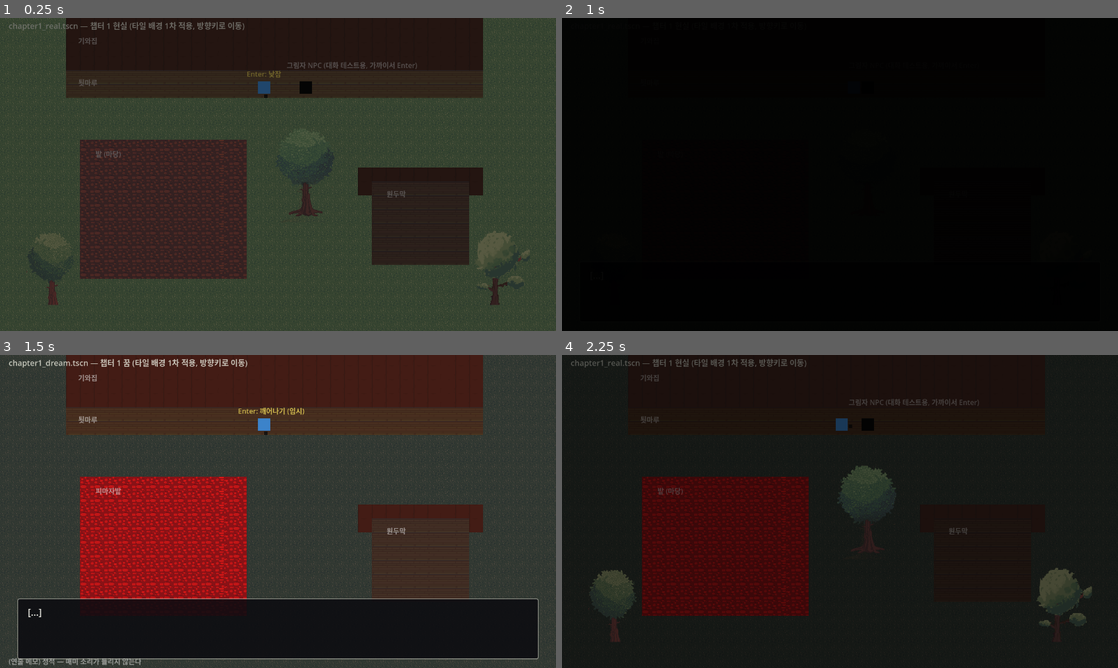
Above: before the commit, frames 1-4 (two rows, left to right).
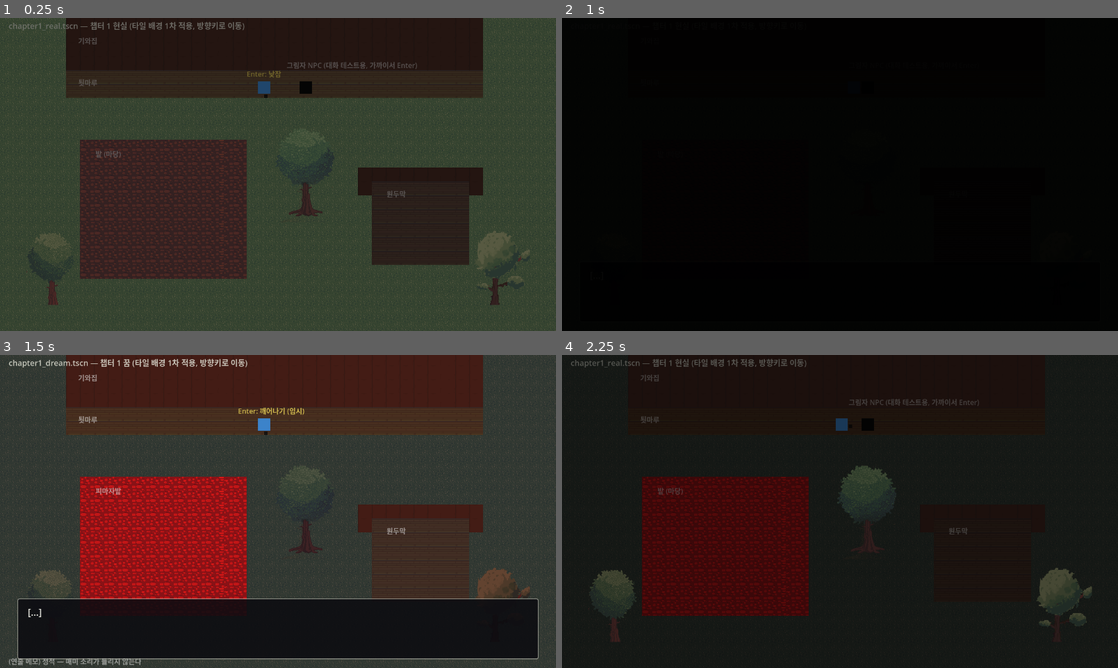
Above: after the commit, the same moments.

Repository: YGseok/ProjectS
Game: Godot game, scene res://scenes/chapter1_real.tscn
Two runs of this game, one before a commit and one after it. Both use one fixed random seed, a clock stepped at 60 frames per second and the inputs below.
Inputs (mouse positions are in pixels of both pictures, inside the frame that each line leads up to):
- Up to frame 1 (0.25 s): no input
- Up to frame 2 (1 s): tap Enter (ui_accept) at 0.5, 0.77 s; move the mouse to (962, 158) at 0.52 s; hold Right (ui_right) from 0.53 s (still down); click (962, 158) at 0.67 s
- Up to frame 3 (1.5 s): move the mouse to (166, 527) at 1.27 s; release Right (ui_right) at 1.28 s; hold Down (ui_down) from 1.28 s (still down)
- Up to frame 4 (2.25 s): tap Enter (ui_accept) at 1.52 s; move the mouse to (895, 442) at 2.02 s; release Down (ui_down) at 2.03 s; hold Right (ui_right) from 2.03 s (still down)

Frames 1-2 are identical in both runs. In frame 3, 0.8% of the frame differs, in the area x 4-96%, y 35-78%; in frame 4, nothing differs.

Commit message:
Decorate chapter1_dream's yard with tinted nature props
Reuses the same tree/bush sprites and positions as chapter1_real, but
modulated toward a duller, rust-tinted palette to reinforce "same
space, wrong mood" alongside the existing tile tinting.

Diff:
--- a/scenes/chapter1_dream.tscn
+++ b/scenes/chapter1_dream.tscn
@@ -5,6 +5,9 @@
 [ext_resource type="PackedScene" path="res://scenes/common/InteractTrigger.tscn" id="3_trigger"]
 [ext_resource type="TileSet" path="res://assets/tiles/main/main_tileset.tres" id="4_tileset"]
 [ext_resource type="Script" path="res://scripts/chapter1_dream_background.gd" id="5_background"]
+[ext_resource type="Texture2D" path="res://assets/props/nature/tree_green.png" id="6_tree_green"]
+[ext_resource type="Texture2D" path="res://assets/props/nature/tree_small.png" id="7_tree_small"]
+[ext_resource type="Texture2D" path="res://assets/props/nature/bush_berry.png" id="8_bush_berry"]
 
 [sub_resource type="LabelSettings" id="LabelSettings_title"]
 font_size = 18
@@ -19,6 +22,27 @@
 [node name="Background" type="TileMapLayer" parent="."]
 tile_set = ExtResource("4_tileset")
 script = ExtResource("5_background")
+
+[node name="TreeGreen" type="Sprite2D" parent="."]
+position = Vector2(700, 470)
+texture = ExtResource("6_tree_green")
+centered = false
+offset = Vector2(-70, -215)
+modulate = Color(0.55, 0.5, 0.55, 1)
+
+[node name="TreeSmall" type="Sprite2D" parent="."]
+position = Vector2(100, 660)
+texture = ExtResource("7_tree_small")
+centered = false
+offset = Vector2(-75, -165)
+modulate = Color(0.55, 0.5, 0.55, 1)
+
+[node name="BushBerry" type="Sprite2D" parent="."]
+position = Vector2(1150, 660)
+texture = ExtResource("8_bush_berry")
+centered = false
+offset = Vector2(-70, -170)
+modulate = Color(0.6, 0.4, 0.4, 1)
 
 [node name="TitleLabel" type="Label" parent="."]
 offset_left = 20.0
Not shown, changed: docs/STATUS.md
